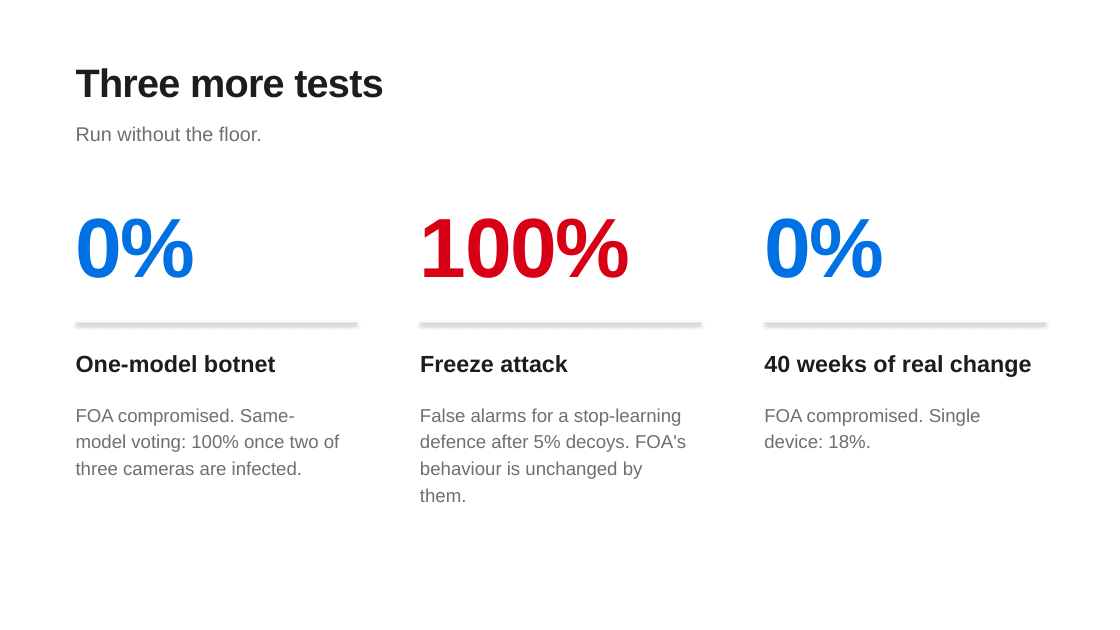
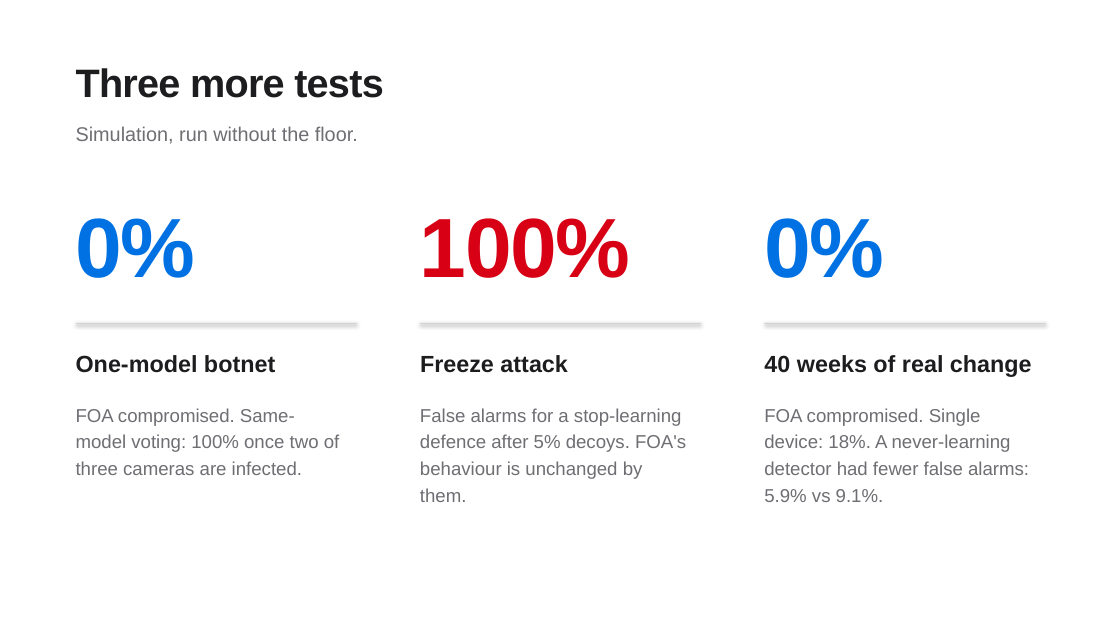
Before and after one commit to IOT-snu/brainstorming, a slide deck: slide 10 of G04_FOA_Final.pptx. Drawn at 1120x630 pixels with LibreOffice and Linux fonts; fonts in the diff are those of the drawing. Boxes give left, top, right and bottom in pixels: in the first picture for what was removed or moved away, otherwise in the second. Text is boxed around its words. In the diff, an @@ line names an element or a change of style, - is before the commit and + after.

Commit message:
Update the slides, viva guide and explainer to match the corrected paper
Add a slide on the floor running on the boards and a slide on where the method helps and where simpler tools win, fix the outdated hardware numbers and the overclaims, and add the new questions and numbers to the viva guide. The deck uses the blurred testbed photo.

```diff
--- a/G04_FOA_Final.pptx
+++ b/G04_FOA_Final.pptx
@@ text at (76, 126, 358, 144): text changed @@
-Run without the floor.
+Simulation, run without the floor.
@@ text at (764, 408, 1029, 502): text changed @@
-FOA compromised. Single device: 18%.
+FOA compromised. Single device: 18%. A never-learning detector had fewer false alarms: 5.9% vs 9.1%.
```
Also in this commit, not shown: 9 other slides changed, 3 slides added, 5 other files.
